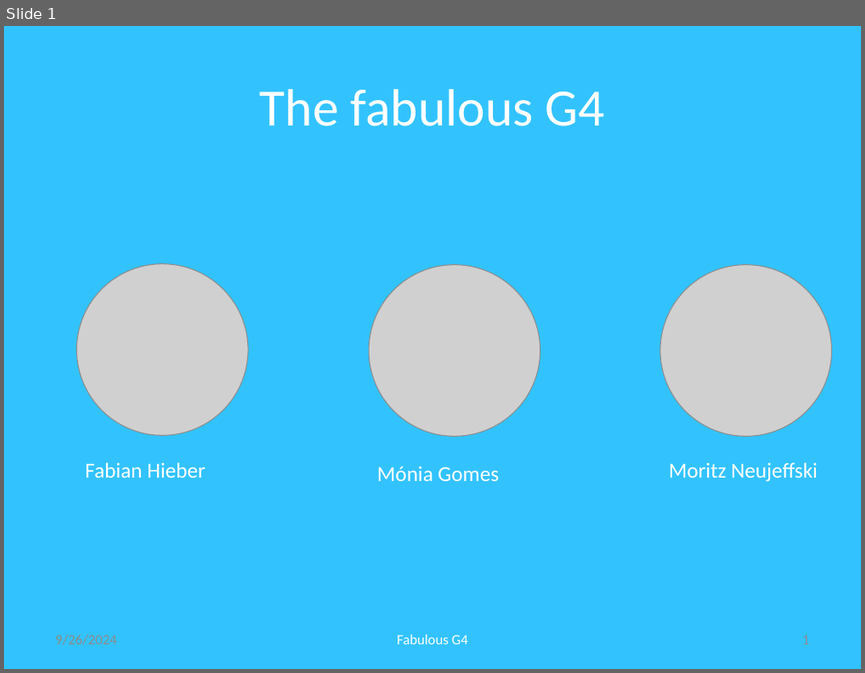
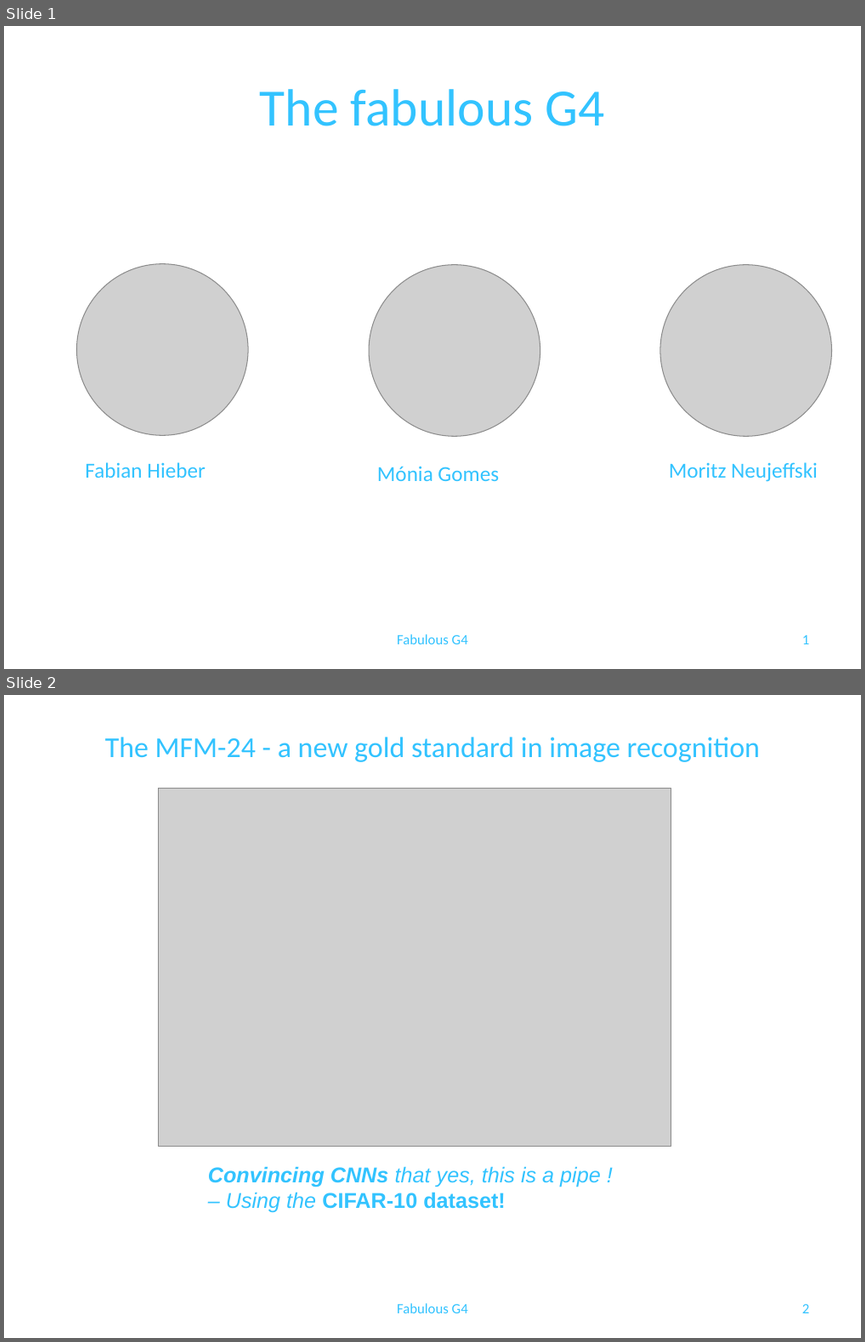
Before and after one commit to babyodacode/image_classification_project, a slide deck: docs/Deep learning Image Classification with CNN_G4.pptx. Shown one above the other, each under a label of ours: slide 1 before the commit, slides 1 and 2 after it. The pictures are 865x673 and 865x1342 pixels, drawn with LibreOffice and Linux fonts; fonts in the diff are those of the drawing; grey boxes stand for pictures. Boxes give left, top, right and bottom in pixels: in the first picture for what was removed or moved away, otherwise in the second. Text is boxed around its words. In the diff, an @@ line names an element or a change of style, - is before the commit and + after.

```diff
--- a/docs/Deep learning Image Classification with CNN_G4.pptx
+++ b/docs/Deep learning Image Classification with CNN_G4.pptx
@@ slide 2 added at (x1=4, y1=695, x2=861, y2=1338), background #FFFFFF @@
@@ title added at (x1=105, y1=737, x2=760, y2=762), 24.3 pt, text #32C3FF @@
+The MFM-24 - a new gold standard in image recognition
@@ picture added at (x1=159, y1=789, x2=671, y2=1146) @@
@@ text added at (x1=208, y1=1166, x2=601, y2=1213), 18 pt, text #32C3FF, bold, italic @@
+Convincing CNNs that yes, this is a pipe ! – Using the CIFAR-10 dataset!
@@ text added at (x1=397, y1=1303, x2=468, y2=1313), 12 pt, text #32C3FF @@
+Fabulous G4
@@ page number added at (x1=802, y1=1304, x2=809, y2=1313), 12 pt, text #32C3FF @@
+2
@@ slide 1 changed as well @@
@@ background #32C3FF to #FFFFFF @@
@@ text removed at (x1=55, y1=634, x2=116, y2=645) @@
-9/26/2024
@@ text colour #FFFFFF to #32C3FF in 5 elements at (x1=260, y1=89, x2=604, y2=126), (x1=669, y1=462, x2=817, y2=482), (x1=377, y1=465, x2=499, y2=481), (x1=85, y1=462, x2=205, y2=477), (x1=397, y1=634, x2=468, y2=644) @@
@@ page number at (x1=802, y1=635, x2=809, y2=644): text colour #8C8C8C to #32C3FF @@
```
Also in this commit, not shown: 5 other slides changed, 3 other slides added, 8 slides removed, 2 other files.
